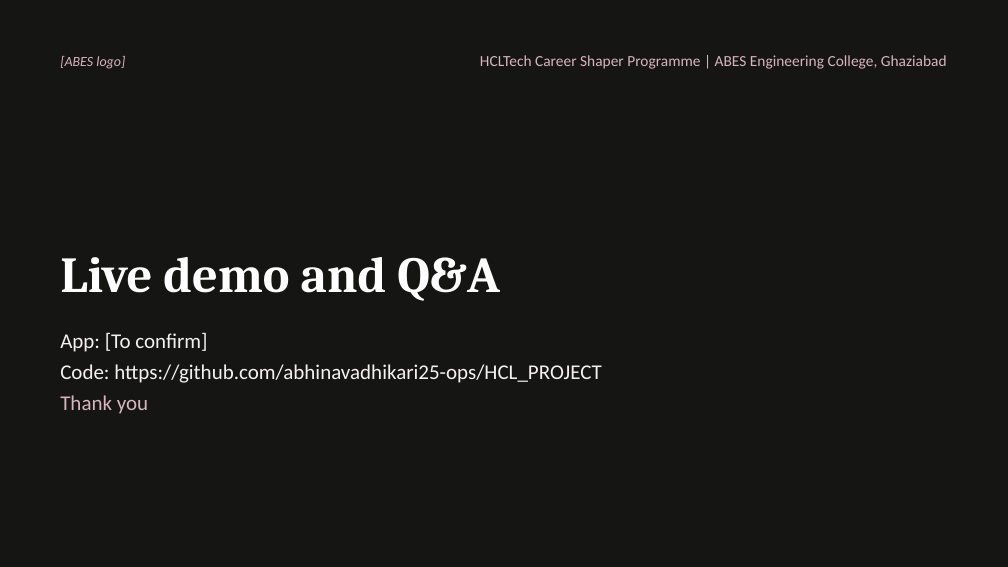
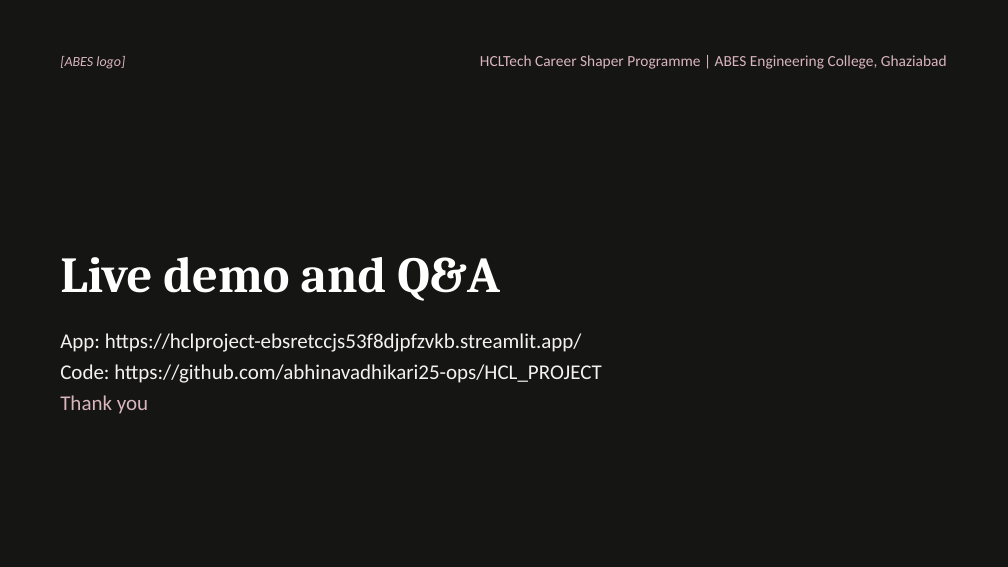
Before and after one commit to abhinavadhikari25-ops/HCL_PROJECT, a slide deck: slide 11 of docs/HRA-001_Presentation.pptx. Drawn at 1008x567 pixels with LibreOffice and Linux fonts; fonts in the diff are those of the drawing. Boxes give left, top, right and bottom in pixels: in the first picture for what was removed or moved away, otherwise in the second. Text is boxed around its words. In the diff, an @@ line names an element or a change of style, - is before the commit and + after.

Commit message:
Update confirmed Mentor (Kalpana Diwedi) and Live App URL across docx, pptx, and UI-08

```diff
--- a/docs/HRA-001_Presentation.pptx
+++ b/docs/HRA-001_Presentation.pptx
@@ text at [60,333,582,352]: text changed @@
-App: [To confirm]
+App: https://hclproject-ebsretccjs53f8djpfzvkb.streamlit.app/
```
Also in this commit, not shown: 1 other slide changed, 2 other files.
